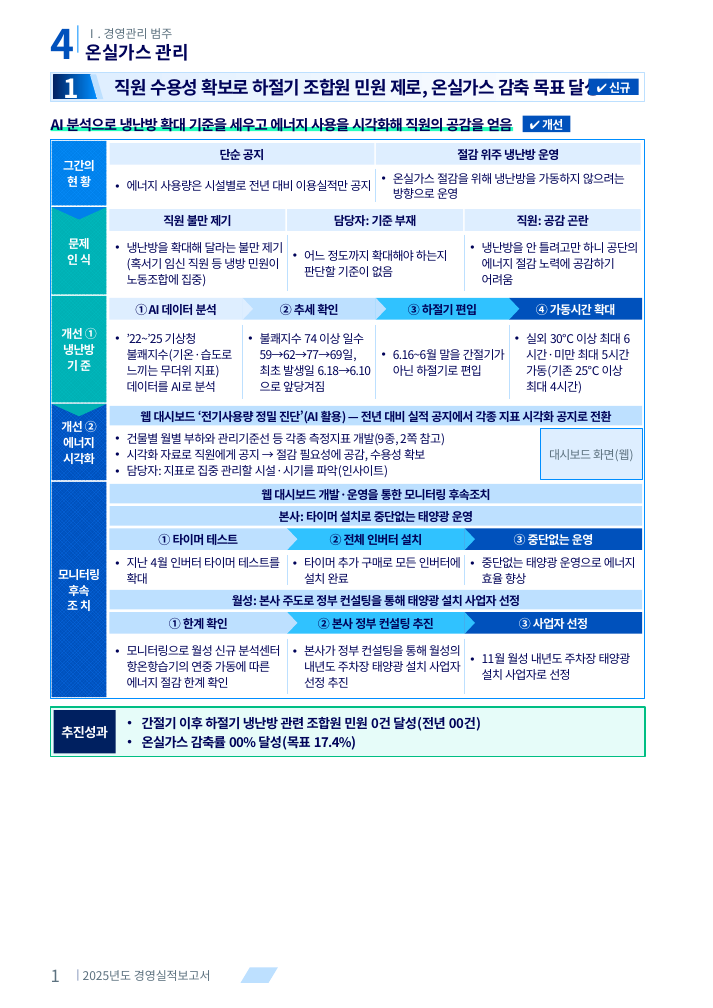
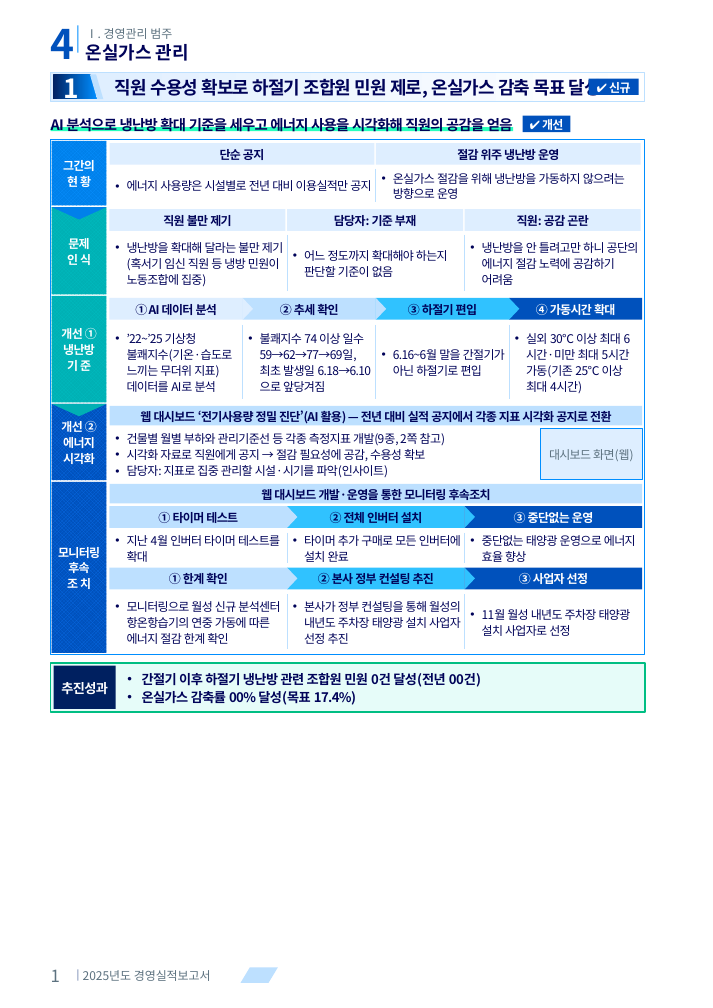
Before and after one commit to khjlsi-creator/claude, a slide deck: slide 1 of korad-경영평가-ppt/KORAD_경영평가_온실가스_수용성_A4세로.pptx. Drawn at 713x1008 pixels with LibreOffice and Linux fonts; fonts in the diff are those of the drawing. Boxes give left, top, right and bottom in pixels: in the first picture for what was removed or moved away, otherwise in the second. Text is boxed around its words. In the diff, an @@ line names an element or a change of style, - is before the commit and + after.

```diff
--- a/korad-경영평가-ppt/KORAD_경영평가_온실가스_수용성_A4세로.pptx
+++ b/korad-경영평가-ppt/KORAD_경영평가_온실가스_수용성_A4세로.pptx
@@ rectangle: place and size @@
-rectangle at [51,140,645,699]
+rectangle at [51,140,645,654]
@@ rectangle "모니터링": place and size @@
-rectangle "모니터링" at [52,482,107,697]
+rectangle "모니터링" at [52,482,107,653]
@@ rectangle removed at [109,506,642,526] @@
-본사: 타이머 설치로 중단없는 태양광 운영
@@ 3 texts, 3 rectangles, 2 freeform shapes, 2 lines: place and size @@
-3 texts, 3 rectangles, 2 freeform shapes, 2 lines at [109,528,642,585]
+3 texts, 3 rectangles, 2 freeform shapes, 2 lines at [109,506,642,563]
@@ 5 rectangles, 4 texts, 2 freeform shapes: place and size @@
-5 rectangles, 4 texts, 2 freeform shapes at [51,612,645,756]
+5 rectangles, 4 texts, 2 freeform shapes at [51,567,645,712]
@@ rectangle removed at [109,590,642,610] @@
-월성: 본사 주도로 정부 컨설팅을 통해 태양광 설치 사업자 선정
@@ line moved from (465, 639) - (465, 694) to (287, 595) - (287, 649) @@
@@ line moved from (287, 639) - (287, 694) to (465, 595) - (465, 649) @@
```
Also in this commit, not shown: 1 other file.
